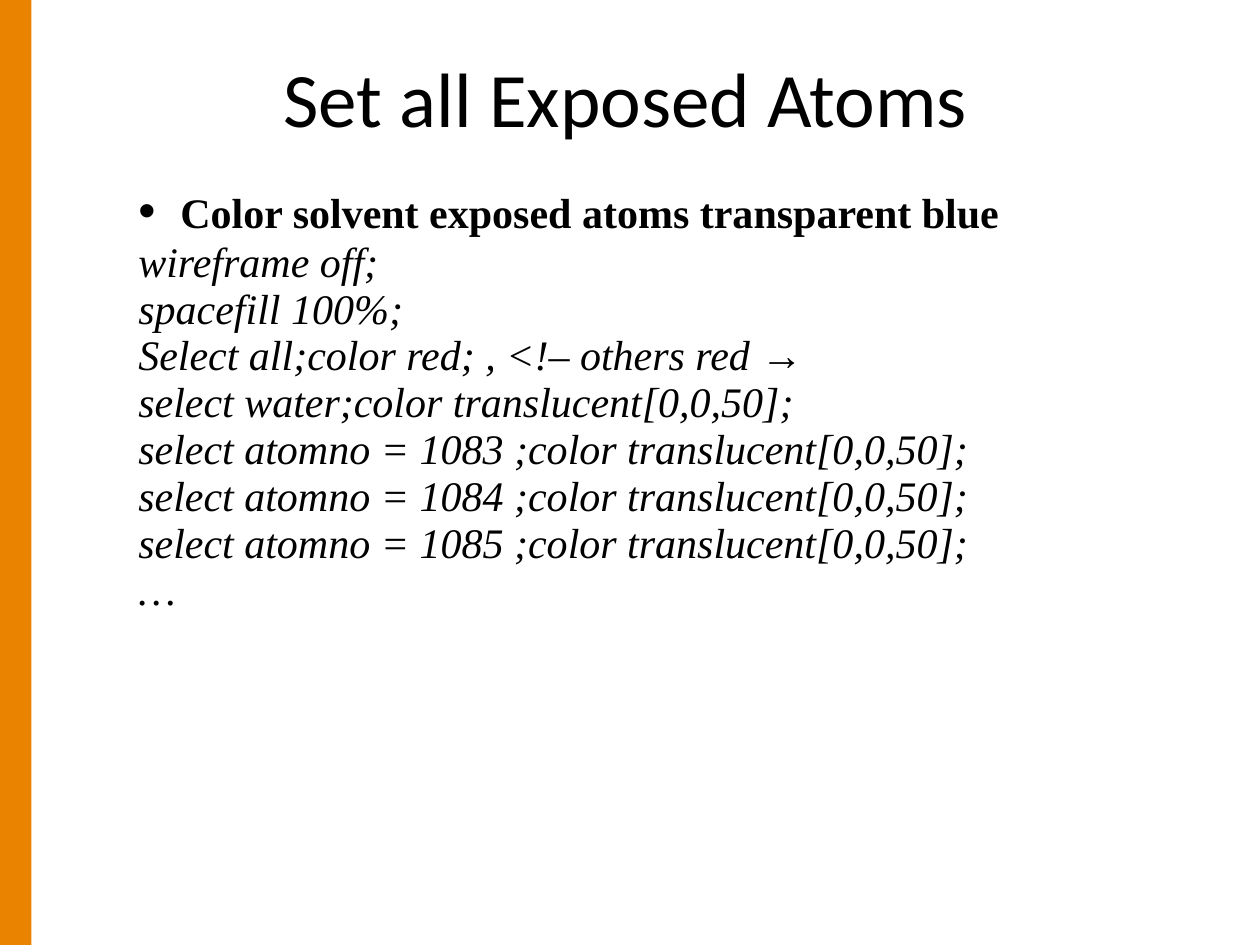
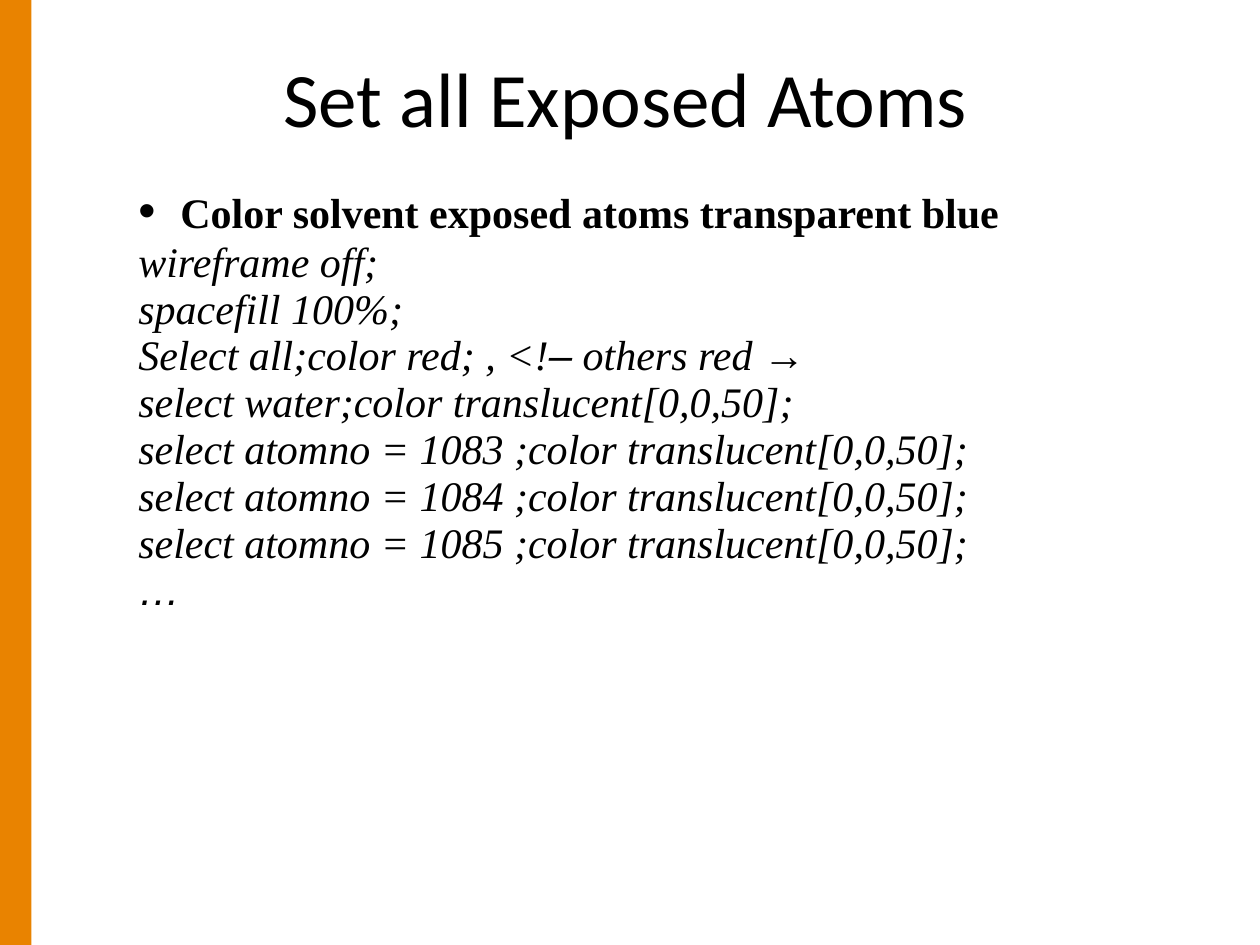
Before and after one commit to lordjoe/hydra-proteomics, a slide deck: slide 13 of jxtandem/Cascadia/2012/IlyaLabTalk.ppt. Drawn at 1260x945 pixels with LibreOffice and Linux fonts; fonts in the diff are those of the drawing; background and template pictures are left out. Boxes give left, top, right and bottom in pixels: in the first picture for what was removed or moved away, otherwise in the second. Text is boxed around its words. In the diff, an @@ line names an element or a change of style, - is before the commit and + after.

```diff
--- a/jxtandem/Cascadia/2012/IlyaLabTalk.ppt
+++ b/jxtandem/Cascadia/2012/IlyaLabTalk.ppt
@@ text at (x1=138, y1=341, x2=752, y2=377): font Times New Roman to Arial in "<!–", "…" @@
```
Also in this commit, not shown: 6 other slides changed.
